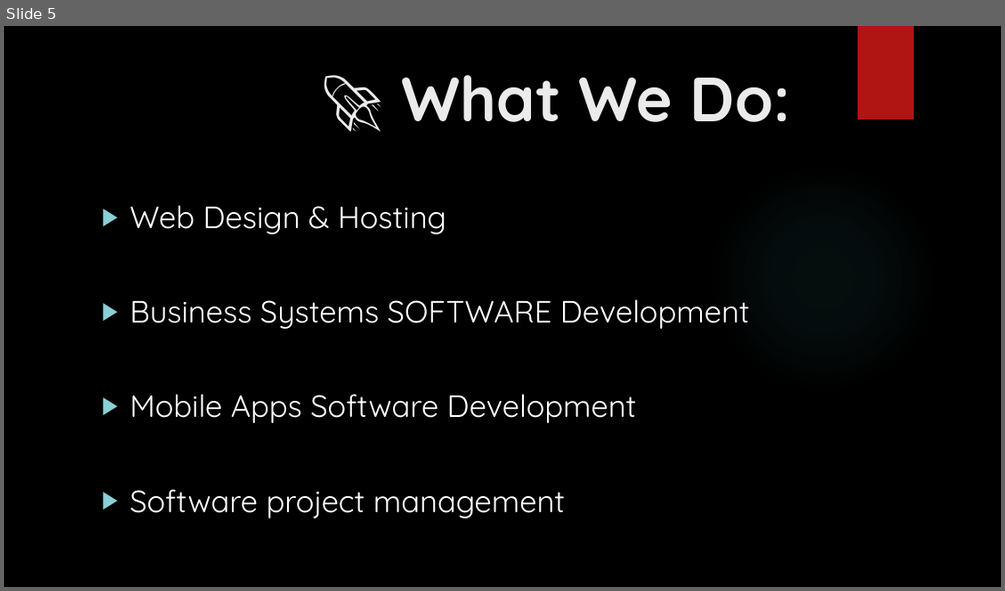
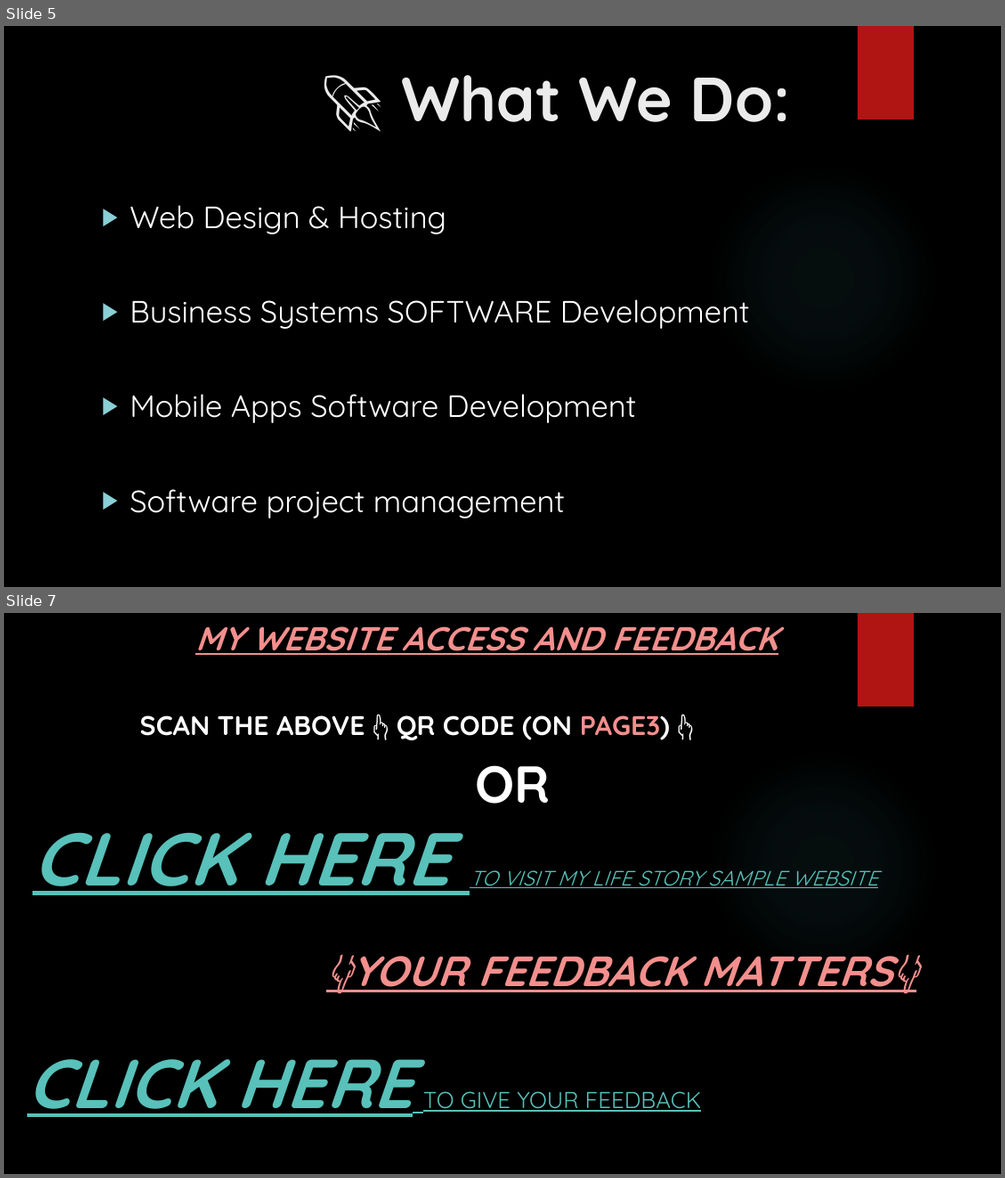
Before and after one commit to Eugene-Mbayire/Eugene_Mbayire_story, a slide deck: documentation/🌍Eugene_life_story_website_sample.pptx. Shown one above the other, each under a label of ours: slide 5 before the commit, slides 5 and 7 after it; the slides between them are not shown. The pictures are 1005x591 and 1005x1178 pixels, drawn with LibreOffice and Linux fonts; fonts in the diff are those of the drawing; background and template pictures are left out. Boxes give left, top, right and bottom in pixels: in the first picture for what was removed or moved away, otherwise in the second. Text is boxed around its words. In the diff, an @@ line names an element or a change of style, - is before the commit and + after.

```diff
--- a/documentation/🌍Eugene_life_story_website_sample.pptx
+++ b/documentation/🌍Eugene_life_story_website_sample.pptx
@@ slide 7 added at (x1=4, y1=613, x2=1001, y2=1174), background picture (left out); not listed: 2 template elements that a slide beside it also shows @@
@@ title added at (x1=195, y1=626, x2=777, y2=655), 32 pt, text #F38F8D, bold, italic, underline @@
+MY WEBSITE ACCESS AND FEEDBACK
@@ text added at (x1=27, y1=715, x2=892, y2=1117), 25.9 pt, text #58C1BA, bold, underline @@
+SCAN THE ABOVE 👆 QR CODE (ON PAGE3) 👆
+OR
+                👇YOUR FEEDBACK MATTERS👇
+CLICK HERE TO GIVE YOUR FEEDBACK
@@ text added at (x1=32, y1=833, x2=878, y2=895), 20 pt, text #58C1BA, italic, underline @@
+  CLICK HERE TO VISIT MY LIFE STORY SAMPLE WEBSITE
```
Also in this commit, not shown: 1 slide changed.
